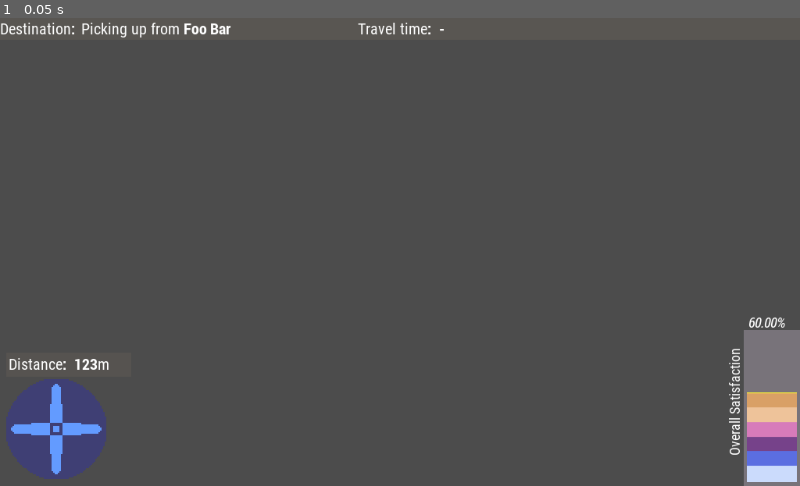
Above: before the commit, frame 1.
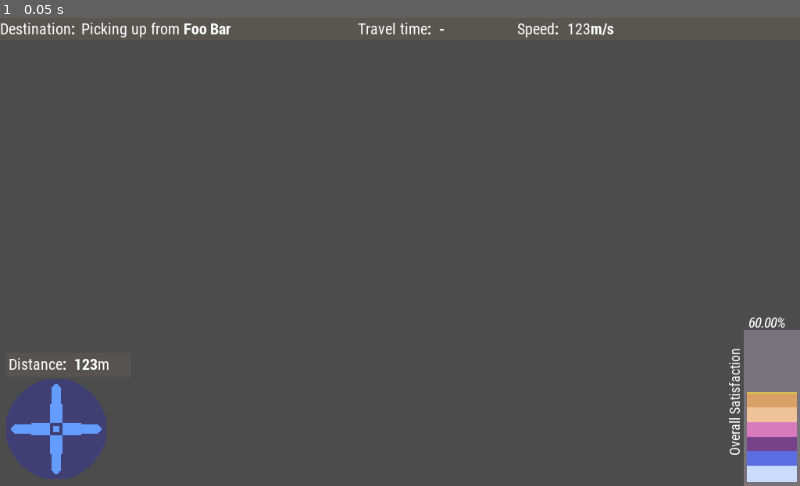
Above: after the commit, the same moment.

Repository: broquaint/comrade-cabbie
Game: Godot game, scene res://HUD.tscn
Same seed, same stepped clock (60 frames per second), same inputs: the game is played once before the commit and once after it. This scene is started directly instead of the project's main scene.
Inputs:
- Up to frame 1 (0.05 s): no input

The runs differ from the first frame. In frame 1, 0.1% of the frame differs, in the area x 64-77%, y 0-5%.

Commit message:
Added boosts
It seems to work, now to apply it liberally!

Diff:
--- a/HUD.tscn
+++ b/HUD.tscn
@@ -171,6 +171,24 @@
 text = "-"
 scroll_active = false
 
+[node name="RichTextLabel" type="RichTextLabel" parent="Control/Container"]
+margin_left = 662.0
+margin_right = 722.0
+margin_bottom = 32.0
+rect_min_size = Vector2( 60, 0 )
+bbcode_enabled = true
+bbcode_text = "Speed[b]:[/b]"
+text = "Speed:"
+
+[node name="Speed" type="RichTextLabel" parent="Control/Container"]
+margin_left = 726.0
+margin_right = 946.0
+margin_bottom = 32.0
+rect_min_size = Vector2( 220, 0 )
+bbcode_enabled = true
+bbcode_text = "123[b]m/s[/b]"
+text = "123m/s"
+
 [node name="Compass" type="Sprite" parent="."]
 position = Vector2( 71.8056, 527.232 )
 texture = ExtResource( 2 )
--- a/Home Asteroid.tscn
+++ b/Home Asteroid.tscn
@@ -343,6 +343,33 @@
 rotation = 1.5708
 texture = ExtResource( 6 )
 
+[node name="Boost1" type="Area2D" parent="MajorPaths/Sprite2"]
+position = Vector2( -0.0299683, 96.0847 )
+
+[node name="CollisionPolygon2D" type="CollisionPolygon2D" parent="MajorPaths/Sprite2/Boost1"]
+polygon = PoolVector2Array( -11.6456, 0.177979, -0.299194, 5.85107, 11.7911, 0.177979, 0.630798, -5.58838 )
+
+[node name="Boost2" type="Area2D" parent="MajorPaths/Sprite2"]
+position = Vector2( -0.0299683, 96.0847 )
+
+[node name="CollisionPolygon2D" type="CollisionPolygon2D" parent="MajorPaths/Sprite2/Boost2"]
+position = Vector2( -0.350281, -64.0566 )
+polygon = PoolVector2Array( -11.6456, 0.177979, -0.299194, 5.85107, 11.7911, 0.177979, 0.630798, -5.58838 )
+
+[node name="Boost3" type="Area2D" parent="MajorPaths/Sprite2"]
+position = Vector2( -0.0299683, 96.0847 )
+
+[node name="CollisionPolygon2D" type="CollisionPolygon2D" parent="MajorPaths/Sprite2/Boost3"]
+position = Vector2( -0.350464, -128.288 )
+polygon = PoolVector2Array( -11.6456, 0.177979, -0.299194, 5.85107, 11.7911, 0.177979, 0.630798, -5.58838 )
+
+[node name="Boost4" type="Area2D" parent="MajorPaths/Sprite2"]
+position = Vector2( -0.0299683, 96.0847 )
+
+[node name="CollisionPolygon2D" type="CollisionPolygon2D" parent="MajorPaths/Sprite2/Boost4"]
+position = Vector2( -0.000671387, -192.17 )
+polygon = PoolVector2Array( -11.6456, 0.177979, -0.299194, 5.85107, 11.7911, 0.177979, 0.630798, -5.58838 )
+
 [node name="Sprite3" type="Sprite" parent="MajorPaths"]
 position = Vector2( 3312.54, 958.869 )
 rotation = 1.5708
--- a/Player.gd
+++ b/Player.gd
@@ -1,7 +1,5 @@
 extends KinematicBody2D
 
-const THRUST : float = 12.0
-const MAX_SPEED : float = 600.0
 const ROTATION_SPEED : float = 6.0 * 60
 
 signal picking_up(current_pickup)
@@ -11,7 +9,34 @@
 signal distance_update(distance)
 signal travel_time_update(travel_time)
 
-enum CabState { CRUISING, PICKING_UP, DROPPING_OFF }
+enum CabState {
+	CRUISING, # Not implemented yet
+	PICKING_UP,
+	DROPPING_OFF
+}
+
+enum BoostLevel {
+	NONE,
+	SOME,
+	SPEEDY,
+	LUDICROUS
+}
+
+const THRUSTS = [
+	12.0, # NONE
+	15.0, # SOME
+	20.0, # SPEEDY
+	30.0, # LUDICROUS
+]
+
+const MAX_SPEEDS = [
+	600.0, # NONE
+	630.0, # SOME
+	700.0, # SPEEDY
+	790.0, # LUDICROUS
+]
+
+var boost_level = BoostLevel.NONE
 
 var velocity : Vector2
 var current_pickup : Area2D
@@ -28,8 +53,11 @@
 	var compass_type = 'dropoff' if dropping_off() else 'pickup'
 	emit_signal('compass_update', calc_compass(), compass_type)
 	emit_signal('distance_update', calc_point_distance())
-	if compass_type == 'dropoff':
+	if dropping_off():
 		emit_signal('travel_time_update', calc_travel_time())
+
+	# Hack!
+	get_node("../HUD/Control/Container/Speed").bbcode_text = "[b]%.2f[/b]m/s" % velocity.length()
 
 func _physics_process(delta):
 	if Input.is_action_pressed("move_left"):
@@ -44,7 +72,8 @@
 		# -THRUST because vector pointing up = y value of -1, and
 		# rotated() method of Vector2 needs a radian, not degrees,
 		# so convert that using deg2rad
-		acceleration = Vector2(0, -THRUST).rotated(deg2rad(rotation_degrees))
+		var thrust = THRUSTS[boost_level]
+		acceleration = Vector2(0, -thrust).rotated(deg2rad(rotation_degrees))
 
 		# add acceleration to current speed
 		velocity += acceleration
@@ -53,11 +82,38 @@
 	velocity *= 0.98
 
 	# cap speed
-	if velocity.length() > MAX_SPEED:
-		velocity = velocity.normalized() * MAX_SPEED
-		# velocity vector is added to position in BaseObject.gd
+	var max_speed = MAX_SPEEDS[boost_level]
+	if velocity.length() > max_speed:
+		velocity = velocity.normalized() * max_speed
 
 	velocity = move_and_slide(velocity)
+
+func _ready():
+	$Decelerating.connect('timeout', self, 'now_decelerating')
+
+func now_decelerating():
+	match boost_level:
+		BoostLevel.LUDICROUS:
+			boost_level = BoostLevel.SPEEDY
+		BoostLevel.SPEEDY:
+			boost_level = BoostLevel.SOME
+		BoostLevel.SOME:
+			boost_level = BoostLevel.NONE
+	print("boost speed down to ", BoostLevel.keys()[boost_level])
+	if boost_level != BoostLevel.NONE:
+		$Decelerating.start(0.5)
+
+func boost_entered(_node):
+	# Doesn't need to be a match but this makes it easy for me to reckon with.
+	match boost_level:
+		BoostLevel.NONE:
+			boost_level = BoostLevel.SOME
+		BoostLevel.SOME:
+			boost_level = BoostLevel.SPEEDY
+		BoostLevel.SPEEDY:
+			boost_level = BoostLevel.LUDICROUS
+	print("boost speed up to ", BoostLevel.keys()[boost_level])
+	$Decelerating.start(1.0)
 
 func find_nearest_pickup(asteroid) -> Area2D:
 	var pickups = get_parent().pickups[asteroid.name]
@@ -108,9 +164,9 @@
 	return float(Time.get_ticks_msec() - travel_time) / 1000
 
 func calc_journey_score():
-	var travel_time = calc_travel_time()
+	var tt = calc_travel_time()
 	var travel_estimate =  calc_travel_estimate(current_pickup, current_dropoff)
-	var score = travel_time / travel_estimate
+	var score = tt / travel_estimate
 	if score <= 0.6:
 		return GameState.JourneyScore.SPEEDY
 	elif score <= 0.80:
--- a/Player.tscn
+++ b/Player.tscn
@@ -20,3 +20,10 @@
 
 [node name="Camera2D" type="Camera2D" parent="."]
 current = true
+
+[node name="Particles2D" type="CPUParticles2D" parent="."]
+visible = false
+emitting = false
+
+[node name="Decelerating" type="Timer" parent="."]
+one_shot = true
--- a/Root.gd
+++ b/Root.gd
@@ -28,6 +28,11 @@
 	$Player.connect('compass_update', $HUD/Compass/Needle, 'on_compass_update')
 	$Player.set_next_pickup($HomeAsteroid)
 
+	$HomeAsteroid/MajorPaths/Sprite2/Boost1.connect('body_entered', $Player, 'boost_entered')
+	$HomeAsteroid/MajorPaths/Sprite2/Boost2.connect('body_entered', $Player, 'boost_entered')
+	$HomeAsteroid/MajorPaths/Sprite2/Boost3.connect('body_entered', $Player, 'boost_entered')
+	$HomeAsteroid/MajorPaths/Sprite2/Boost4.connect('body_entered', $Player, 'boost_entered')
+
 func _build_points():
 	for kid in get_children():
 		if "Asteroid" in kid.name:
